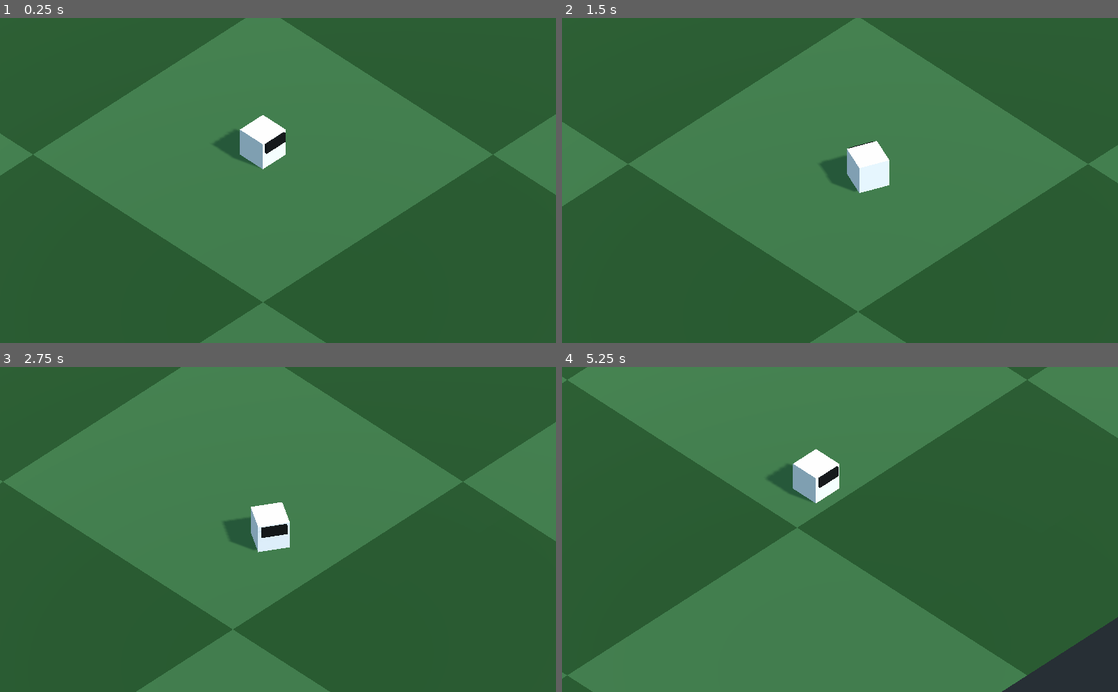
Above: before the commit, frames 1-4 (two rows, left to right).
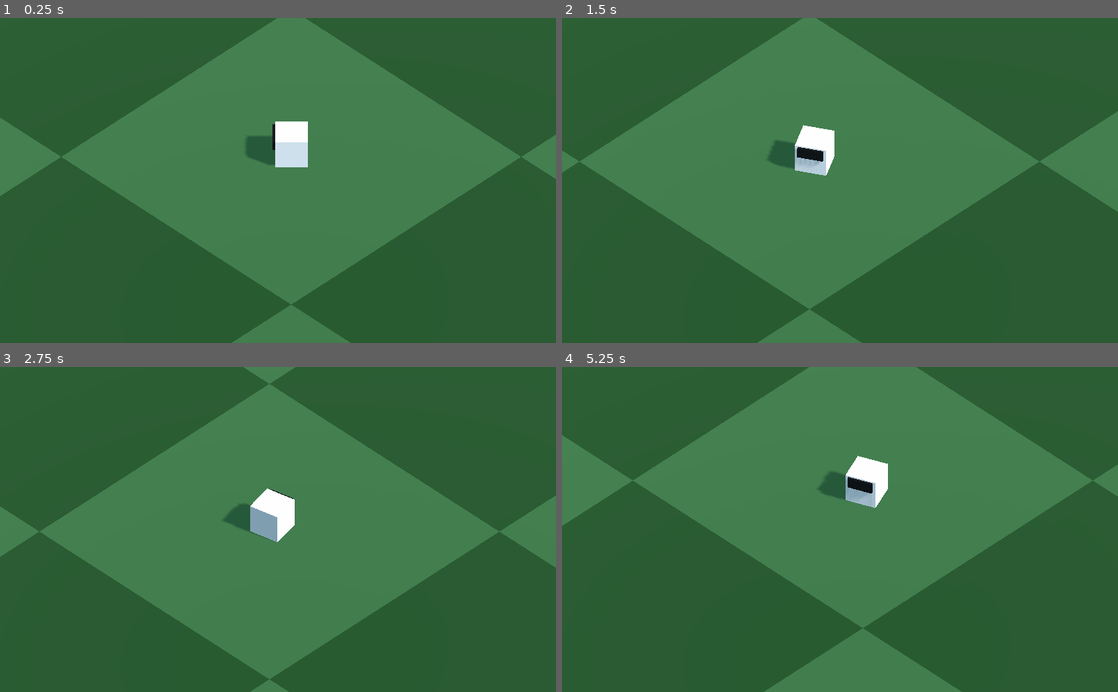
Above: after the commit, the same moments.

Repository: pixelsyntax/coolfriends-pingpong
Game: Godot game, scene res://Scenes/Initial Testscene.tscn
Two runs of this game, one before a commit and one after it. Both use one fixed random seed, a clock stepped at 60 frames per second and the inputs below.
Inputs (mouse positions are in pixels of both pictures, inside the frame that each line leads up to):
- Up to frame 1 (0.25 s): no input
- Up to frame 2 (1.5 s): move the mouse to (962, 164) at 0.52 s; hold Right (ui_right) 0.53-1.28 s; click (962, 164) at 0.67 s; move the mouse to (728, 196) at 1.27 s; hold Down (ui_down) from 1.28 s (still down); click (728, 196) at 1.42 s
- Up to frame 3 (2.75 s): move the mouse to (333, 458) at 2.02 s; release Down (ui_down) at 2.03 s; hold Right (ui_right) from 2.03 s (still down); click (333, 458) at 2.17 s
- Up to frame 4 (5.25 s): move the mouse to (812, 594) at 2.77 s; release Right (ui_right) at 2.78 s; hold Up (ui_up) 2.78-3.53 s; click (812, 594) at 2.92 s; move the mouse to (1006, 578) at 3.52 s; hold Left (ui_left) 3.53-5.03 s; click (1006, 578) at 3.67 s; move the mouse to (673, 480) at 4.27 s; click (673, 480) at 4.42 s; move the mouse to (867, 529) at 5.02 s; hold Down (ui_down) from 5.03 s (still down); click (867, 529) at 5.17 s

The runs differ from the first frame. In frame 1, 13% of the frame differs, in the area x 0-100%, y 0-100%; in frame 2, 21%; in frame 3, 29%; in frame 4, 50%.

Commit message:
moving player via mouse input

Diff:
--- a/coolfriends-godot/Scenes/Camera.gd
+++ b/coolfriends-godot/Scenes/Camera.gd
@@ -1,12 +1,11 @@
 extends Camera
 
-export(NodePath) var cameraTargePath #Target object to follow
+export(NodePath) var cameraTargePath
 export var lookAheadLength = 5
 
 var cameraTarget
-var offsetFromTarget #Desired relative position of camera from target
+var offsetFromTarget
 
-# Called when the node enters the scene tree for the first time.
 func _ready():
 	cameraTarget = get_node(cameraTargePath)
 	if cameraTarget:
@@ -15,7 +14,6 @@
 	else:
 		print_debug( "no camera target defined!" )
 
-# Called every frame. 'delta' is the elapsed time since the previous frame.
 func _process(delta):
 	if !cameraTarget: #early exit
 		return
--- a/coolfriends-godot/Scenes/Player KinematicBody.gd
+++ b/coolfriends-godot/Scenes/Player KinematicBody.gd
@@ -1,19 +1,43 @@
 extends KinematicBody
 
-# Declare member variables here.:
-var speed = 8.0
-var rotSpeed = 270.0
+export var speedMove = 8.0
+export var speedRot = 270.0
+
+var mouseMove = false
 
 func _ready():
-	pass # Replace with function body.
+	pass
 
 func _process(delta):
-	var fwd = get_global_transform().basis.z;
-	if Input.is_action_pressed("ui_right"):
-		rotate_y(deg2rad(rotSpeed) * -delta)
-	if Input.is_action_pressed("ui_left"):
-		rotate_y(deg2rad(rotSpeed) * delta)
-	if Input.is_action_pressed("ui_up"):
-		move_and_collide(fwd * delta * speed, true)
-	if Input.is_action_pressed("ui_down"):
-		move_and_collide(fwd * delta * -speed, true)
+	var transform = get_global_transform()
+
+	# keyboard controls:
+#	if !mouseMove:
+#		var forward = transform.basis.z;
+#		if Input.is_action_pressed("ui_right"):
+#			rotate_y(deg2rad(speedRot) * -delta)
+#		if Input.is_action_pressed("ui_left"):
+#			rotate_y(deg2rad(speedRot) * delta)
+#		if Input.is_action_pressed("ui_up"):
+#			move_and_collide(forward * delta * speedMove, true)
+#		if Input.is_action_pressed("ui_down"):
+#			move_and_collide(forward * delta * -speedMove, true)
+
+	# mouse controls:
+	var floorPlane = Plane(0, 1, 0, transform.origin.y)
+	var mousePos = get_viewport().get_mouse_position()
+	var camera = get_viewport().get_camera() # gets _3D_ camera, not 2D!
+	var mousePos3D = floorPlane.intersects_ray(camera.project_ray_origin(mousePos), camera.project_ray_normal(mousePos))
+	var targetTransform = transform.looking_at(translation - (mousePos3D - translation), Vector3.UP)
+	targetTransform = transform.interpolate_with(targetTransform, 0.1) # TODO make it more frame-independet
+	rotation = targetTransform.basis.get_euler()
+	if mouseMove:
+		var forward = transform.basis.z; # should be targetTransform?
+		move_and_collide(forward * delta * speedMove, true)
+
+
+func _input(event):
+	if event is InputEventMouseButton:
+		var iemb = event as InputEventMouseButton
+		if iemb.button_index == 1:
+			mouseMove = iemb.is_pressed()
